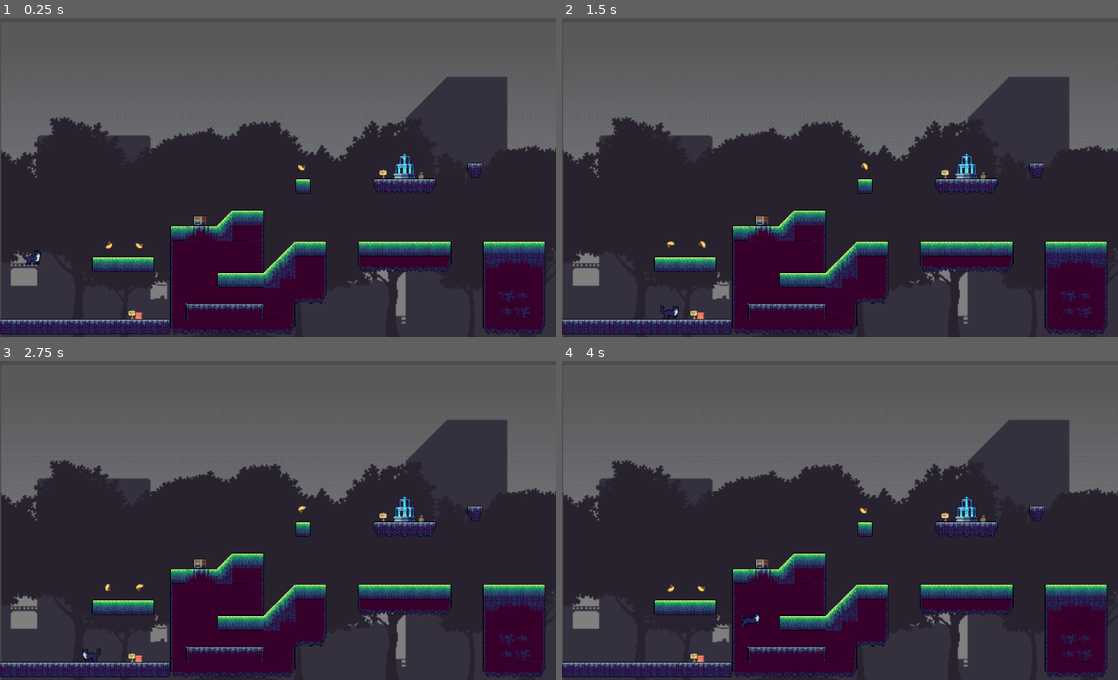
Above: before the commit, frames 1-4 (two rows, left to right).
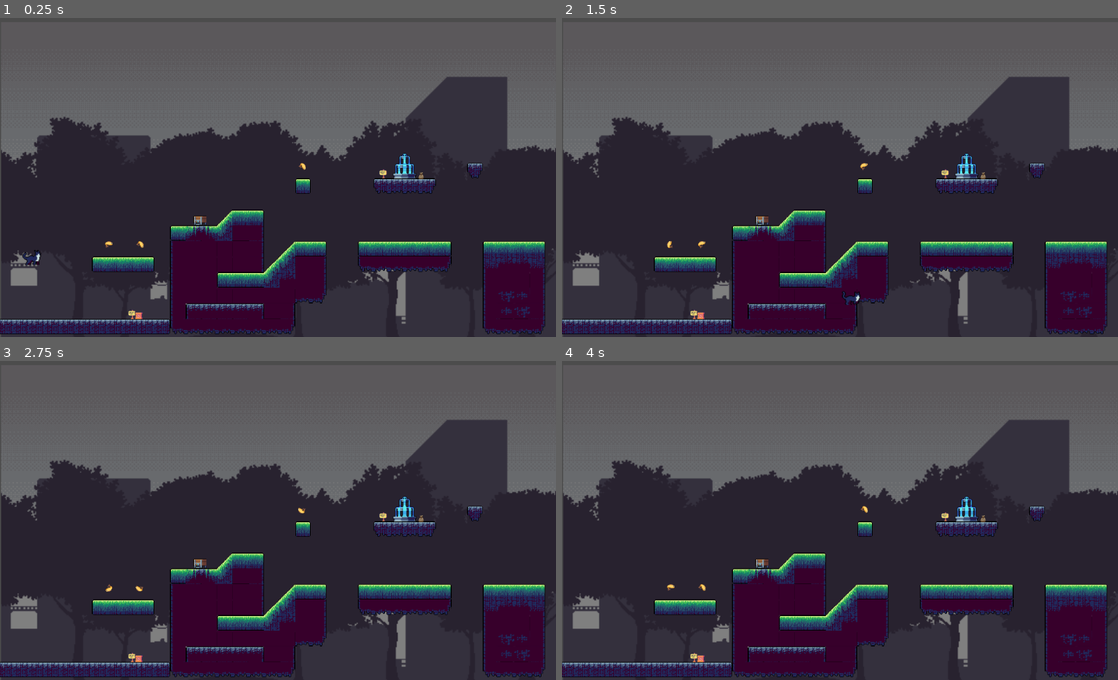
Above: after the commit, the same moments.

Repository: 17130132/juego-linux
Game: Godot game, scene res://Mapa Prueba.tscn
The game is run twice, just before and just after one commit, with the same random seed, the same clock (stepped at 60 frames per second) and the same inputs.
Inputs:
- Up to frame 1 (0.25 s): no input
- Up to frame 2 (1.5 s): hold Right (derecha) from 0.53 s (still down); tap Space (salto) at 0.77 s
- Up to frame 3 (2.75 s): tap Space (salto) at 1.52 s; release Right (derecha) at 2.03 s; hold Left (izquierda) from 2.03 s (still down)
- Up to frame 4 (4 s): release Left (izquierda) at 2.78 s; hold Right (derecha) from 2.78 s (still down); tap Space (salto) at 3.02, 3.77 s

The runs differ from the first frame. In frame 1, 0.1% of the frame differs, in the area x 18-75%, y 42-73%; in frame 2, 0.3%, in the area x 17-75%, y 42-95%; in frame 3, 0.2%; in frame 4, 0.2%.

Commit message:
Cambio de velocidad de 200 a 500

Diff:
--- a/Mapa Prueba.tscn
+++ b/Mapa Prueba.tscn
@@ -43,65 +43,44 @@
 [ext_resource path="res://Assets/cat_izq/cat_jump_izq_3.png" type="Texture" id=41]
 [ext_resource path="res://Assets/cat_der/cat_jump_der_3.png" type="Texture" id=42]
 
-[sub_resource type="AtlasTexture" id=44]
+[sub_resource type="AtlasTexture" id=1]
 flags = 4
 atlas = ExtResource( 11 )
 region = Rect2( 0, 0, 32, 32 )
 
-[sub_resource type="AtlasTexture" id=45]
+[sub_resource type="AtlasTexture" id=2]
 flags = 4
 atlas = ExtResource( 11 )
 region = Rect2( 32, 0, 32, 32 )
 
-[sub_resource type="AtlasTexture" id=46]
+[sub_resource type="AtlasTexture" id=3]
 flags = 4
 atlas = ExtResource( 11 )
 region = Rect2( 64, 0, 32, 32 )
 
-[sub_resource type="AtlasTexture" id=47]
+[sub_resource type="AtlasTexture" id=4]
 flags = 4
 atlas = ExtResource( 11 )
 region = Rect2( 0, 32, 32, 32 )
 
-[sub_resource type="AtlasTexture" id=48]
+[sub_resource type="AtlasTexture" id=5]
 flags = 4
 atlas = ExtResource( 11 )
 region = Rect2( 32, 32, 32, 32 )
 
-[sub_resource type="AtlasTexture" id=49]
+[sub_resource type="AtlasTexture" id=6]
 flags = 4
 atlas = ExtResource( 11 )
 region = Rect2( 64, 32, 32, 32 )
 
-[sub_resource type="SpriteFrames" id=50]
+[sub_resource type="SpriteFrames" id=7]
 animations = [ {
-"frames": [ SubResource( 44 ), SubResource( 45 ), SubResource( 46 ), SubResource( 47 ), SubResource( 48 ), SubResource( 49 ) ],
+"frames": [ SubResource( 1 ), SubResource( 2 ), SubResource( 3 ), SubResource( 4 ), SubResource( 5 ), SubResource( 6 ) ],
 "loop": true,
 "name": "default",
 "speed": 8.0
 } ]
 
-[sub_resource type="ConvexPolygonShape2D" id=1]
-points = PoolVector2Array( 64, 64, 0, 64, 0, 0, 64, 0 )
-
-[sub_resource type="ConvexPolygonShape2D" id=2]
-points = PoolVector2Array( 64, 64, 0, 64, 0, 0, 64, 0 )
-
-[sub_resource type="ConvexPolygonShape2D" id=3]
-points = PoolVector2Array( 64, 64, 0, 64, 0, 0, 64, 0 )
-
-[sub_resource type="ConvexPolygonShape2D" id=4]
-points = PoolVector2Array( 64, 64, 0, 64, 0, 0, 64, 0 )
-
-[sub_resource type="ConvexPolygonShape2D" id=5]
-points = PoolVector2Array( 64, 64, 0, 64, 0, 0, 64, 0 )
-
-[sub_resource type="ConvexPolygonShape2D" id=6]
-points = PoolVector2Array( 64, 64, 0, 64, 0, 0, 64, 0 )
-
-[sub_resource type="ConvexPolygonShape2D" id=7]
-points = PoolVector2Array( 64, 64, 0, 64, 0, 0, 64, 0 )
-
 [sub_resource type="ConvexPolygonShape2D" id=8]
 points = PoolVector2Array( 64, 64, 0, 64, 0, 0, 64, 0 )
 
@@ -121,47 +100,47 @@
 points = PoolVector2Array( 64, 64, 0, 64, 0, 0, 64, 0 )
 
 [sub_resource type="ConvexPolygonShape2D" id=14]
+points = PoolVector2Array( 64, 64, 0, 64, 0, 0, 64, 0 )
+
+[sub_resource type="ConvexPolygonShape2D" id=15]
+points = PoolVector2Array( 64, 64, 0, 64, 0, 0, 64, 0 )
+
+[sub_resource type="ConvexPolygonShape2D" id=16]
+points = PoolVector2Array( 64, 64, 0, 64, 0, 0, 64, 0 )
+
+[sub_resource type="ConvexPolygonShape2D" id=17]
+points = PoolVector2Array( 64, 64, 0, 64, 0, 0, 64, 0 )
+
+[sub_resource type="ConvexPolygonShape2D" id=18]
+points = PoolVector2Array( 64, 64, 0, 64, 0, 0, 64, 0 )
+
+[sub_resource type="ConvexPolygonShape2D" id=19]
+points = PoolVector2Array( 64, 64, 0, 64, 0, 0, 64, 0 )
+
+[sub_resource type="ConvexPolygonShape2D" id=20]
+points = PoolVector2Array( 64, 64, 0, 64, 0, 0, 64, 0 )
+
+[sub_resource type="ConvexPolygonShape2D" id=21]
 points = PoolVector2Array( 0, 0, 64, 0, 64, 64, 0, 64 )
 
-[sub_resource type="ConvexPolygonShape2D" id=15]
-points = PoolVector2Array( 64, 64, 0, 64, 0, 0, 64, 0 )
-
-[sub_resource type="ConvexPolygonShape2D" id=16]
-points = PoolVector2Array( 64, 64, 0, 64, 0, 0, 64, 0 )
-
-[sub_resource type="ConvexPolygonShape2D" id=17]
-points = PoolVector2Array( 64, 64, 0, 64, 0, 0, 64, 0 )
-
-[sub_resource type="ConvexPolygonShape2D" id=18]
-points = PoolVector2Array( 64, 64, 0, 64, 0, 0, 64, 0 )
-
-[sub_resource type="ConvexPolygonShape2D" id=19]
+[sub_resource type="ConvexPolygonShape2D" id=22]
+points = PoolVector2Array( 64, 64, 0, 64, 0, 0, 64, 0 )
+
+[sub_resource type="ConvexPolygonShape2D" id=23]
+points = PoolVector2Array( 64, 64, 0, 64, 0, 0, 64, 0 )
+
+[sub_resource type="ConvexPolygonShape2D" id=24]
+points = PoolVector2Array( 64, 64, 0, 64, 0, 0, 64, 0 )
+
+[sub_resource type="ConvexPolygonShape2D" id=25]
+points = PoolVector2Array( 64, 64, 0, 64, 0, 0, 64, 0 )
+
+[sub_resource type="ConvexPolygonShape2D" id=26]
 points = PoolVector2Array( 0, 0, 64, 64, 0, 64 )
 
-[sub_resource type="ConvexPolygonShape2D" id=20]
+[sub_resource type="ConvexPolygonShape2D" id=27]
 points = PoolVector2Array( 0, 64, 64, 0, 64, 64 )
 
-[sub_resource type="ConvexPolygonShape2D" id=21]
-points = PoolVector2Array( 64, 64, 0, 64, 0, 0, 64, 0 )
-
-[sub_resource type="ConvexPolygonShape2D" id=22]
-points = PoolVector2Array( 64, 64, 0, 64, 0, 0, 64, 0 )
-
-[sub_resource type="ConvexPolygonShape2D" id=23]
-points = PoolVector2Array( 64, 64, 0, 64, 0, 0, 64, 0 )
-
-[sub_resource type="ConvexPolygonShape2D" id=24]
-points = PoolVector2Array( 64, 64, 0, 64, 0, 0, 64, 0 )
-
-[sub_resource type="ConvexPolygonShape2D" id=25]
-points = PoolVector2Array( 64, 64, 0, 64, 0, 0, 64, 0 )
-
-[sub_resource type="ConvexPolygonShape2D" id=26]
-points = PoolVector2Array( 64, 64, 0, 64, 0, 0, 64, 0 )
-
-[sub_resource type="ConvexPolygonShape2D" id=27]
-points = PoolVector2Array( 64, 64, 0, 64, 0, 0, 64, 0 )
-
 [sub_resource type="ConvexPolygonShape2D" id=28]
 points = PoolVector2Array( 64, 64, 0, 64, 0, 0, 64, 0 )
 
@@ -174,7 +153,28 @@
 [sub_resource type="ConvexPolygonShape2D" id=31]
 points = PoolVector2Array( 64, 64, 0, 64, 0, 0, 64, 0 )
 
-[sub_resource type="TileSet" id=32]
+[sub_resource type="ConvexPolygonShape2D" id=32]
+points = PoolVector2Array( 64, 64, 0, 64, 0, 0, 64, 0 )
+
+[sub_resource type="ConvexPolygonShape2D" id=33]
+points = PoolVector2Array( 64, 64, 0, 64, 0, 0, 64, 0 )
+
+[sub_resource type="ConvexPolygonShape2D" id=34]
+points = PoolVector2Array( 64, 64, 0, 64, 0, 0, 64, 0 )
+
+[sub_resource type="ConvexPolygonShape2D" id=35]
+points = PoolVector2Array( 64, 64, 0, 64, 0, 0, 64, 0 )
+
+[sub_resource type="ConvexPolygonShape2D" id=36]
+points = PoolVector2Array( 64, 64, 0, 64, 0, 0, 64, 0 )
+
+[sub_resource type="ConvexPolygonShape2D" id=37]
+points = PoolVector2Array( 64, 64, 0, 64, 0, 0, 64, 0 )
+
+[sub_resource type="ConvexPolygonShape2D" id=38]
+points = PoolVector2Array( 64, 64, 0, 64, 0, 0, 64, 0 )
+
+[sub_resource type="TileSet" id=39]
 0/name = "Final.png 0"
 0/texture = ExtResource( 13 )
 0/tex_offset = Vector2( 0, 0 )
@@ -448,40 +448,40 @@
 "speed": 5.0
 } ]
 
-[sub_resource type="SpriteFrames" id=61]
+[sub_resource type="SpriteFrames" id=46]
 animations = [ {
+"frames": [ ExtResource( 41 ) ],
+"loop": true,
+"name": "jump_izq",
+"speed": 5.0
+}, {
+"frames": [ ExtResource( 42 ) ],
+"loop": true,
+"name": "jump_der",
+"speed": 5.0
+}, {
+"frames": [ ExtResource( 34 ), ExtResource( 29 ), ExtResource( 35 ), ExtResource( 30 ) ],
+"loop": true,
+"name": "Idle_der",
+"speed": 8.0
+}, {
 "frames": [ ExtResource( 36 ), ExtResource( 39 ), ExtResource( 32 ), ExtResource( 33 ) ],
 "loop": true,
 "name": "Idle_izq",
 "speed": 8.0
 }, {
+"frames": [ ExtResource( 37 ), ExtResource( 27 ), ExtResource( 28 ), ExtResource( 31 ), ExtResource( 38 ), ExtResource( 40 ) ],
+"loop": true,
+"name": "run_izq",
+"speed": 10.0
+}, {
 "frames": [ ExtResource( 12 ), ExtResource( 21 ), ExtResource( 23 ), ExtResource( 24 ), ExtResource( 25 ), ExtResource( 26 ) ],
 "loop": true,
 "name": "run_der",
 "speed": 10.0
-}, {
-"frames": [ ExtResource( 41 ) ],
-"loop": true,
-"name": "jump_izq",
-"speed": 5.0
-}, {
-"frames": [ ExtResource( 42 ) ],
-"loop": true,
-"name": "jump_der",
-"speed": 5.0
-}, {
-"frames": [ ExtResource( 34 ), ExtResource( 29 ), ExtResource( 35 ), ExtResource( 30 ) ],
-"loop": true,
-"name": "Idle_der",
-"speed": 8.0
-}, {
-"frames": [ ExtResource( 37 ), ExtResource( 27 ), ExtResource( 28 ), ExtResource( 31 ), ExtResource( 38 ), ExtResource( 40 ) ],
-"loop": true,
-"name": "run_izq",
-"speed": 10.0
 } ]
 
-[sub_resource type="RectangleShape2D" id=62]
+[sub_resource type="RectangleShape2D" id=47]
 extents = Vector2( 10.8333, 7.77778 )
 
 [node name="Tileset" type="Node2D"]
@@ -506,8 +506,8 @@
 
 [node name="AnimatedSprite" type="AnimatedSprite" parent="Pescado"]
 position = Vector2( 60, -124 )
-frames = SubResource( 50 )
-frame = 3
+frames = SubResource( 7 )
+frame = 1
 playing = true
 
 [node name="Pescado2" type="Sprite" parent="."]
@@ -516,8 +516,8 @@
 
 [node name="AnimatedSprite" type="AnimatedSprite" parent="Pescado2"]
 position = Vector2( -604, 196 )
-frames = SubResource( 50 )
-frame = 3
+frames = SubResource( 7 )
+frame = 1
 playing = true
 
 [node name="Pescado3" type="Sprite" parent="."]
@@ -526,14 +526,13 @@
 
 [node name="AnimatedSprite" type="AnimatedSprite" parent="Pescado3"]
 position = Vector2( -732, 196 )
-frames = SubResource( 50 )
-frame = 2
+frames = SubResource( 7 )
 playing = true
 
 [node name="TileMap" type="TileMap" parent="."]
 position = Vector2( 3, -152 )
 scale = Vector2( 0.25, 0.25 )
-tile_set = SubResource( 32 )
+tile_set = SubResource( 39 )
 format = 1
 tile_data = PoolIntArray( 1245214, 0, 393220, 1310739, 0, 131075, 1310744, 0, 393217, 1310745, 0, 393218, 1310746, 0, 3 …(2106 unchanged characters)…
 
@@ -543,8 +542,8 @@
 texture = ExtResource( 1 )
 
 [node name="AnimatedSprite" type="AnimatedSprite" parent="fuente"]
-frames = SubResource( 37 )
-frame = 1
+frames = SubResource( 44 )
+frame = 2
 playing = true
 
 [node name="Sign" type="Sprite" parent="."]
@@ -582,13 +581,13 @@
 pause_mode = 2
 position = Vector2( -6, 6 )
 scale = Vector2( 0.75, 0.75 )
-frames = SubResource( 61 )
+frames = SubResource( 46 )
 animation = "Idle_der"
 frame = 1
 playing = true
 
 [node name="CollisionShape2D" type="CollisionShape2D" parent="Nachos"]
 position = Vector2( -5.22223, 9.94446 )
-shape = SubResource( 62 )
+shape = SubResource( 47 )
 
 [node name="gato 2" type="Sprite" parent="."]
--- a/Nachos.gd
+++ b/Nachos.gd
@@ -1,6 +1,6 @@
 extends KinematicBody2D
 
-export var velocidad = 200
+export var velocidad = 500
 export var gravedad = 1600
 export var salto = 500
 var derizq = 0
--- a/project.godot
+++ b/project.godot
@@ -18,19 +18,19 @@
 
 salto={
 "deadzone": 0.5,
-"events": [ Object(InputEventKey,"resource_local_to_scene":false,"resource_name":"","device":0,"alt":false,"shift":false,"control":false,"meta":false,"command":false,"pressed":false,"scancode":0,"physical_scancode":32,"unicode":0,"echo":false,"script":null)
+"events": [ Object(InputEventKey,"resource_local_to_scene":false,"resource_name":"","device":0,"alt":false,"shift":false,"control":false,"meta":false,"command":false,"pressed":false,"scancode":32,"unicode":0,"echo":false,"script":null)
  ]
 }
 izquierda={
 "deadzone": 0.5,
-"events": [ Object(InputEventKey,"resource_local_to_scene":false,"resource_name":"","device":0,"alt":false,"shift":false,"control":false,"meta":false,"command":false,"pressed":false,"scancode":0,"physical_scancode":65,"unicode":0,"echo":false,"script":null)
-, Object(InputEventKey,"resource_local_to_scene":false,"resource_name":"","device":0,"alt":false,"shift":false,"control":false,"meta":false,"command":false,"pressed":false,"scancode":0,"physical_scancode":16777231,"unicode":0,"echo":false,"script":null)
+"events": [ Object(InputEventKey,"resource_local_to_scene":false,"resource_name":"","device":0,"alt":false,"shift":false,"control":false,"meta":false,"command":false,"pressed":false,"scancode":16777231,"unicode":0,"echo":false,"script":null)
+, Object(InputEventKey,"resource_local_to_scene":false,"resource_name":"","device":0,"alt":false,"shift":false,"control":false,"meta":false,"command":false,"pressed":false,"scancode":0,"unicode":0,"echo":false,"script":null)
  ]
 }
 derecha={
 "deadzone": 0.5,
-"events": [ Object(InputEventKey,"resource_local_to_scene":false,"resource_name":"","device":0,"alt":false,"shift":false,"control":false,"meta":false,"command":false,"pressed":false,"scancode":0,"physical_scancode":68,"unicode":0,"echo":false,"script":null)
-, Object(InputEventKey,"resource_local_to_scene":false,"resource_name":"","device":0,"alt":false,"shift":false,"control":false,"meta":false,"command":false,"pressed":false,"scancode":0,"physical_scancode":16777233,"unicode":0,"echo":false,"script":null)
+"events": [ Object(InputEventKey,"resource_local_to_scene":false,"resource_name":"","device":0,"alt":false,"shift":false,"control":false,"meta":false,"command":false,"pressed":false,"scancode":16777233,"unicode":0,"echo":false,"script":null)
+, Object(InputEventKey,"resource_local_to_scene":false,"resource_name":"","device":0,"alt":false,"shift":false,"control":false,"meta":false,"command":false,"pressed":false,"scancode":0,"unicode":0,"echo":false,"script":null)
  ]
 }
 
Not shown, changed: Assets/Bolsa.png.import
Not shown, changed: Assets/Chest_open.png.import
Not shown, changed: Assets/Chest_open_1.png.import
Not shown, changed: Assets/Chest_open_2.png.import
Not shown, changed: Assets/Chest_open_3.png.import
Not shown, changed: Assets/Chest_open_4.png.import
Not shown, changed: Assets/Chest_open_5.png.import
Not shown, changed: Assets/Chest_open_6.png.import
Not shown, changed: Assets/Chest_open_7.png.import
Not shown, changed: Assets/Final.png.import
Not shown, changed: Assets/Fish-rotation.png.import
Not shown, changed: Assets/Fountain.png.import
(and 43 more such lines)
